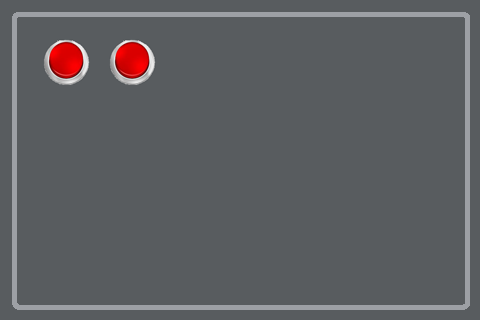
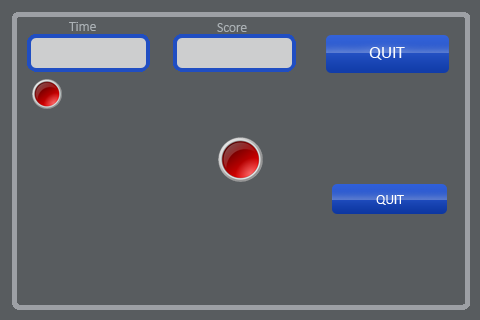
Two versions of the same layered image (480 x 320). Layer-by-layer changes:
added layer "Score Label" above "TimeLabel" over [217, 23, 247, 32]
added layer "TimeLabel" above "NewButton" over [69, 22, 96, 31]
added group "NewButton" (1st of 2) with 2 layers above "OldButton" over [326, 35, 449, 73]
added layer "QUIT" (1st of 2, in "NewButton") in group "NewButton" over [369, 47, 405, 60]
added layer "NewButton" (2nd of 2, in "NewButton") in group "NewButton" over [326, 35, 449, 73]
added group "OldButton" with 2 layers above "TimeOutput" over [332, 184, 447, 214]
added layer "QUIT" (2nd of 2, in "OldButton") in group "OldButton" over [376, 195, 404, 205]
added layer "GradientButton" in group "OldButton" over [332, 184, 447, 214]
renamed "Button2" to "TimeOutput", painted on it over [27, 34, 156, 85]
removed layer "Layer 3" over [43, 39, 90, 85]
added layer "ScoreOutput" above "Button30px" over [173, 34, 296, 72]
added layer "Button30px" above "Button45px" over [32, 79, 62, 109]
added layer "Button45px" above "Layer 2" over [218, 137, 263, 182]
